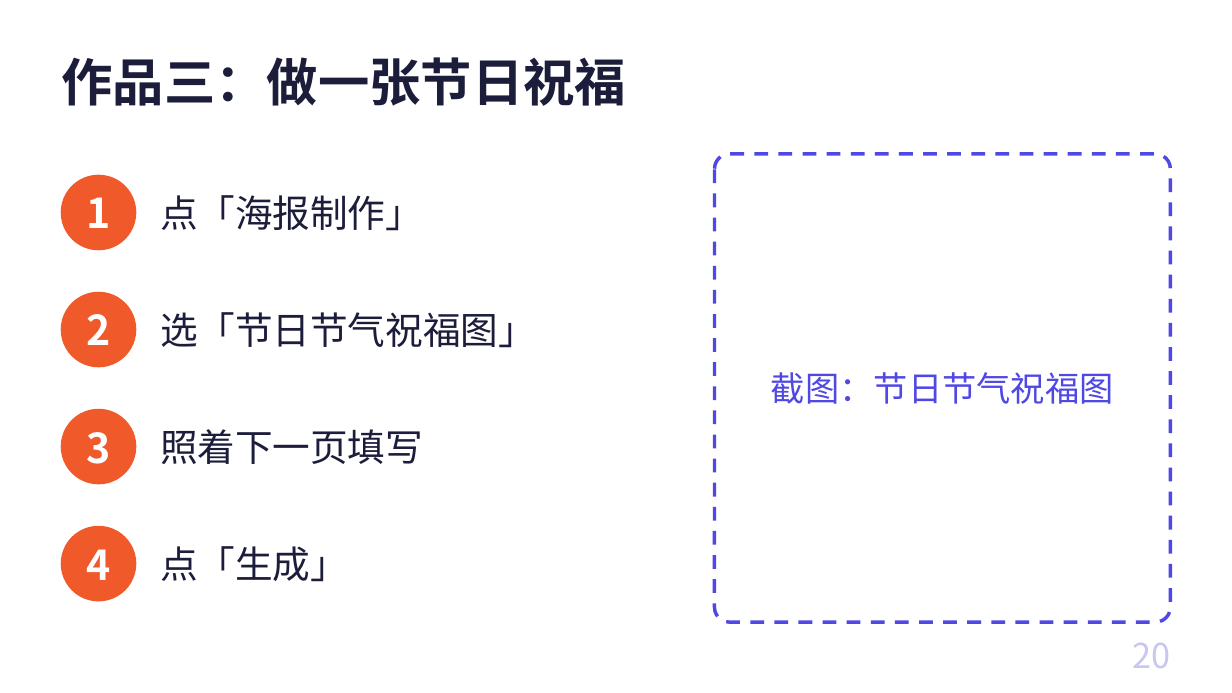
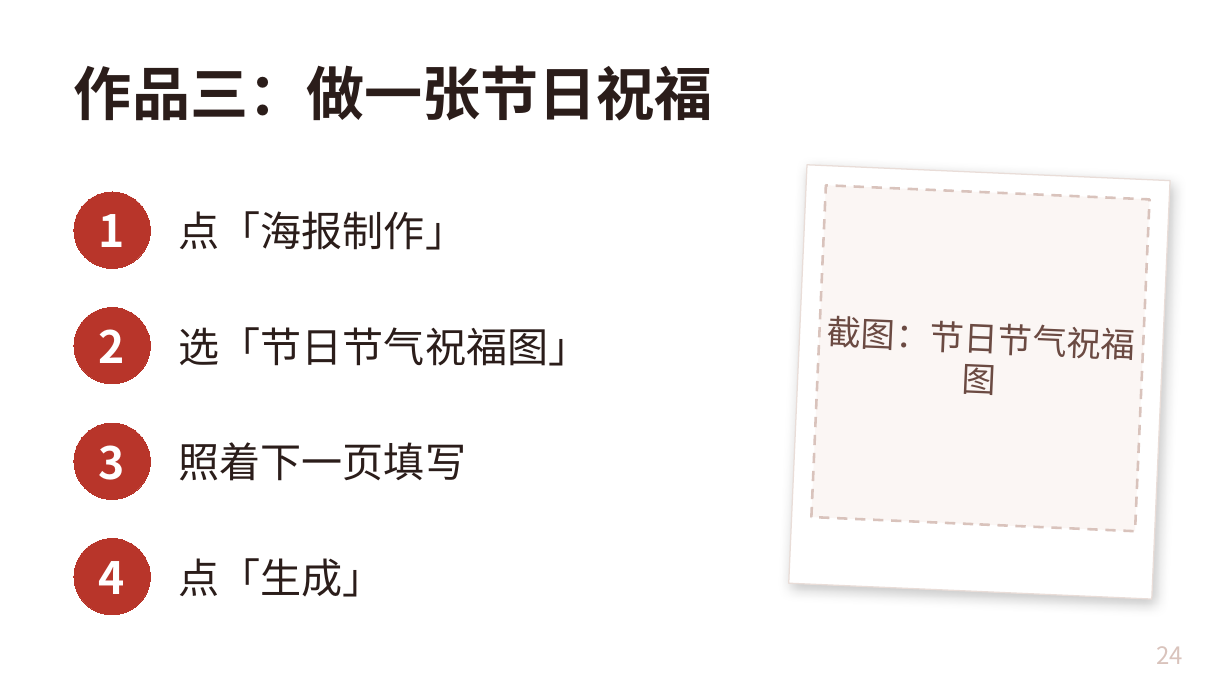
Before and after one commit to freyhuang-11/thinknova-memory, a slide deck: slide 24 of courses/CC长者课_AI情绪焕新/AI情绪焕新_长者课.pptx (slide 20 before the commit). Drawn at 1232x693 pixels with LibreOffice and Linux fonts; fonts in the diff are those of the drawing. Boxes give left, top, right and bottom in pixels: in the first picture for what was removed or moved away, otherwise in the second. Text is boxed around its words. In the diff, an @@ line names an element or a change of style, - is before the commit and + after.

```diff
--- a/courses/CC长者课_AI情绪焕新/AI情绪焕新_长者课.pptx
+++ b/courses/CC长者课_AI情绪焕新/AI情绪焕新_长者课.pptx
@@ title "作品三：做一张节日祝福" moved from (x1=62, y1=57, x2=626, y2=106) to (x1=74, y1=65, x2=713, y2=121) @@
@@ title "作品三：做一张节日祝福" at (x1=74, y1=65, x2=713, y2=121): size 30 to 34 pt, text colour #1C1D3A to #2B1D1A @@
@@ ellipse removed at (x1=62, y1=176, x2=136, y2=250) @@
@@ size 22 to 24 pt, text colour #1C1D3A to #2B1D1A in 4 elements at (x1=179, y1=558, x2=384, y2=597), (x1=179, y1=442, x2=466, y2=481), (x1=179, y1=327, x2=590, y2=366), (x1=179, y1=211, x2=466, y2=250) @@
@@ text "点「海报制作」" moved from (x1=160, y1=195, x2=423, y2=231) to (x1=179, y1=211, x2=466, y2=250) @@
@@ rounded rectangle removed at (x1=715, y1=154, x2=1170, y2=622) @@
@@ rectangle added at (x1=788, y1=165, x2=1170, y2=599), fill #FFFFFF, outline #E9DDD8 0.75 pt @@
@@ size 24 to 26 pt; fill none to #B8352A; outline none to #B8352A 0.75 pt in 4 elements at (x1=74, y1=538, x2=150, y2=615), (x1=74, y1=423, x2=150, y2=499), (x1=74, y1=308, x2=150, y2=384), (x1=74, y1=192, x2=150, y2=269) @@
@@ 3 ellipses moved together from (x1=86, y1=197, x2=110, y2=464) to (x1=74, y1=192, x2=150, y2=499) @@
@@ rectangle "截图：节日节气祝福图" at (x1=811, y1=185, x2=1149, y2=532): text colour #5048E5 to #6B4A42; fill none to #FBF6F4; outline none to #D9C3BC 1.5 pt dashed; rotation 0 to 2 degrees @@
@@ ellipse removed at (x1=62, y1=293, x2=136, y2=367) @@
@@ text "选「节日节气祝福图」" moved from (x1=160, y1=312, x2=536, y2=348) to (x1=179, y1=327, x2=590, y2=366) @@
@@ ellipse removed at (x1=62, y1=410, x2=136, y2=484) @@
@@ text "照着下一页填写" moved from (x1=160, y1=429, x2=423, y2=464) to (x1=179, y1=442, x2=466, y2=481) @@
@@ ellipse removed at (x1=62, y1=527, x2=136, y2=601) @@
@@ ellipse "4" resized from (x1=86, y1=549, x2=110, y2=580) to (x1=74, y1=538, x2=150, y2=615) @@
@@ text "点「生成」" moved from (x1=160, y1=546, x2=348, y2=582) to (x1=179, y1=558, x2=384, y2=597) @@
@@ page number removed at (x1=1132, y1=643, x2=1170, y2=668) @@
-20
@@ page number added at (x1=1156, y1=646, x2=1183, y2=664), 14 pt, text #D9C3BC @@
+24
```
Also in this commit, not shown: 26 other slides changed, 7 slides added, 4 slides removed, 8 other files.
